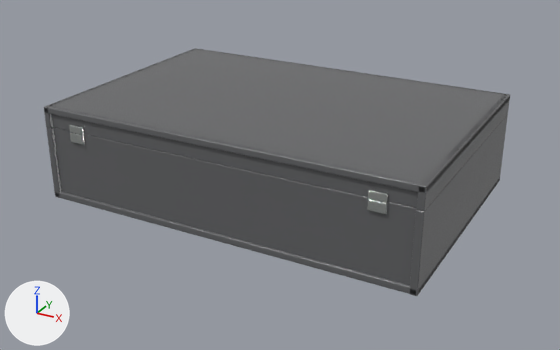
Before and after pictures for a commit that changed the Blender file pockets-volume-3-model.blend.
One viewpoint serves both versions: a 50 mm lens placed at (0.278, -0.509, 0.267), pointed at (0.003, -0.009, 0.017). Every picture has the same lights, and +X, +Y and +Z are marked at lower left. The picture after the commit comes second.

Names of what the first picture shows: 'Case_base', 'Case_end.001', 'Case_side', 'Case_side.001', 'Lid_end.001', 'Lid_side', 'Lid_side.001', 'Lid_top' and 5 more.
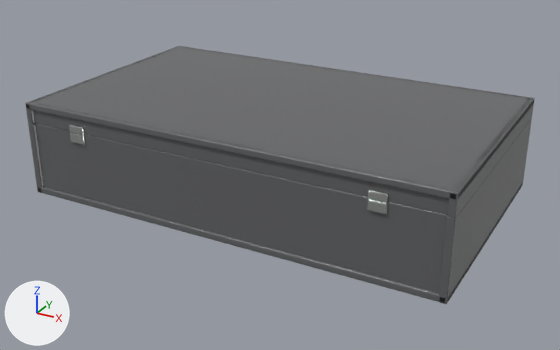
Changed parts and their boxes (x1, y1, x2, y2) in the pictures (560 x 350 px):
'Lid_top', rescaled (9% wider)
    before: (44, 48, 510, 193)
    after: (26, 46, 534, 199)
'Case_end.001', rescaled (13% wider, 8% taller)
    before: (54, 128, 417, 285)
    after: (35, 124, 447, 293)
'Case_side.001', moved
    before: (409, 114, 508, 296)
    after: (439, 118, 532, 304)
'Lid_end.001', rescaled (14% wider, 10% taller)
    before: (51, 107, 418, 208)
    after: (33, 104, 451, 215)
'Lid_side.001', moved
    before: (417, 94, 510, 211)
    after: (447, 97, 535, 218)
'Case_base', rescaled (9% wider)
    before: (55, 178, 500, 294)
    after: (40, 184, 523, 303)
'Case_side', moved
    before: (46, 127, 61, 198)
    after: (28, 123, 44, 193)
'Lid_side', moved
    before: (44, 48, 197, 128)
    after: (25, 46, 180, 124)

The change, as a diff of the scene's bpy script:
```diff
--- a/pockets-volume-3-model.blend.py
+++ b/pockets-volume-3-model.blend.py
@@ me_cube_020 @@
 # used by ob_case_base; parent = ob_pocket_case; location = (0.0, 0.0, 0.00279)
-me_cube_020.from_pydata(...)  # 8 vertices, 6 faces; spans x -0.152..0.152, y -0.102..0.102, z -0.003..0.003
+me_cube_020.from_pydata(...)  # 8 vertices, 6 faces; spans x -0.171..0.171, y -0.102..0.102, z -0.003..0.003
+# me_cube_020 part 1: the whole mesh is scaled about its middle by (1.13, 1, 1)
 me_cube_020.materials.append(mat_utsw_shell_plastic_gray)
@@ me_cube_022 @@
 # used by ob_case_end_001; parent = ob_pocket_case; location = (0.0, -0.0978, 0.0298); scale = (1.0, 1.0, 1.27)
-me_cube_022.from_pydata(...)  # 8 vertices, 6 faces; spans x -0.147..0.147, y -0.002..0.002, z -0.023..0.023
+me_cube_022.from_pydata(...)  # 8 vertices, 6 faces; spans x -0.166..0.166, y -0.002..0.002, z -0.023..0.023
+# me_cube_022 part 2: the whole mesh is scaled about its middle by (1.13, 1, 1)
 me_cube_022.materials.append(mat_utsw_shell_plastic_gray)
@@ me_cube_041 @@
 # used by ob_lid_top; parent = ob_pocket_lid; location = (0.0, -0.0991, 0.014)
-me_cube_041.from_pydata(...)  # 8 vertices, 6 faces; spans x -0.152..0.152, y -0.102..0.102, z -0.003..0.003
+me_cube_041.from_pydata(...)  # 8 vertices, 6 faces; spans x -0.171..0.171, y -0.102..0.102, z -0.003..0.003
+# me_cube_041 part 3: the whole mesh is scaled about its middle by (1.13, 1, 1)
 me_cube_041.materials.append(mat_utsw_shell_plastic_gray)
@@ me_cube_026 @@
 # used by ob_lid_end_001; parent = ob_pocket_lid; location = (0.0, -0.197, 0.00826)
-me_cube_026.from_pydata(...)  # 8 vertices, 6 faces; spans x -0.147..0.147, y -0.002..0.002, z -0.008..0.008
+me_cube_026.from_pydata(...)  # 8 vertices, 6 faces; spans x -0.166..0.166, y -0.002..0.002, z -0.008..0.008
+# me_cube_026 part 4: the whole mesh is scaled about its middle by (1.13, 1, 1)
 me_cube_026.materials.append(mat_utsw_shell_plastic_gray)
@@ ob_case_side @@
 ob_case_side.parent = ob_pocket_case
-ob_case_side.location = (-0.15, 0.0, 0.0298)
+ob_case_side.location = (-0.169, 0.0, 0.0298)
 ob_case_side.scale = (1.0, 1.0, 1.27)
@@ ob_case_side_001 @@
 ob_case_side_001.parent = ob_pocket_case
-ob_case_side_001.location = (0.15, 0.0, 0.0298)
+ob_case_side_001.location = (0.169, 0.0, 0.0298)
 ob_case_side_001.scale = (1.0, 1.0, 1.27)
@@ ob_lid_side @@
 ob_lid_side.parent = ob_pocket_lid
-ob_lid_side.location = (-0.15, -0.0991, 0.00826)
+ob_lid_side.location = (-0.169, -0.0991, 0.00826)
 _m = ob_lid_side.modifiers.new('Soft edges', 'BEVEL')
@@ ob_lid_side_001 @@
 ob_lid_side_001.parent = ob_pocket_lid
-ob_lid_side_001.location = (0.15, -0.0991, 0.00826)
+ob_lid_side_001.location = (0.169, -0.0991, 0.00826)
 _m = ob_lid_side_001.modifiers.new('Soft edges', 'BEVEL')
```
